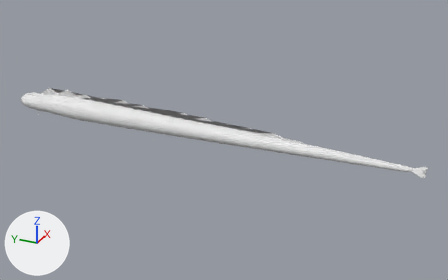
The FBX model meshes/Sea_Serpent.fbx, before and after one commit.
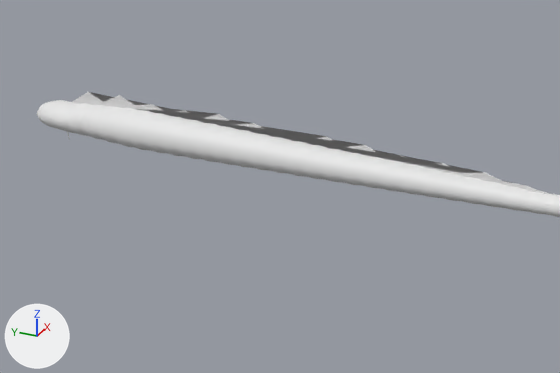
There are two pictures of each version: one whole from a 50 mm lens placed at (-2.42, -1.25, 1.19), pointed at (0.04, -0.14, -0.04), one close up on the part from 0% to 70% of the width and 13% to 88% of the height. The lights are fixed; the arrows at lower left show +X, +Y and +Z. The last two pictures show the newer version. Where no turn or scale is listed for an object, it has been applied to the vertices.

The first close-up shows 'Sea_Serpent'.
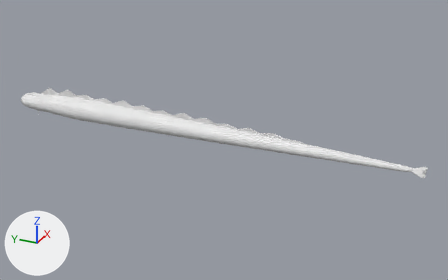
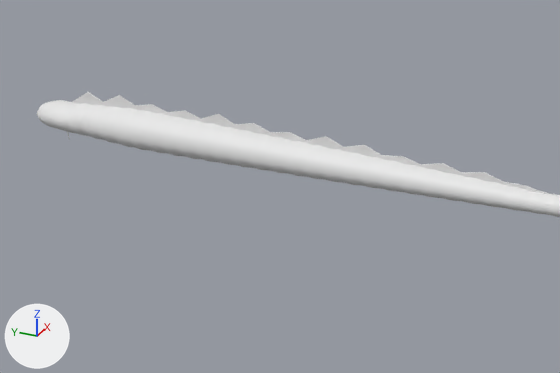
Where the change shows, as pixel boxes (x1, y1, x2, y2) in the close-ups (560 x 373 px):
part 1 of me_sea_serpent, cut back
    before: (136, 108, 193, 117)
    after: (72, 92, 546, 193)

What the commit changed:
me_sea_serpent is used by ob_sea_serpent; location (0.0, 0.0, 0.0).
me_sea_serpent had 3526 vertices, 7022 faces and spanned x -0.09..0.09, y -1.1..1.1, z -0.11..0.11.
me_sea_serpent now has 3968 vertices, 7906 faces and spans x -0.09..0.09, y -1.1..1.1, z -0.11..0.11.
me_sea_serpent part 1: 2 vertices moved within x 0.0, y 0.5, z 0.08; 442 vertices added at x 0.0, y -0.56..0.88, z 0.02..0.09.
